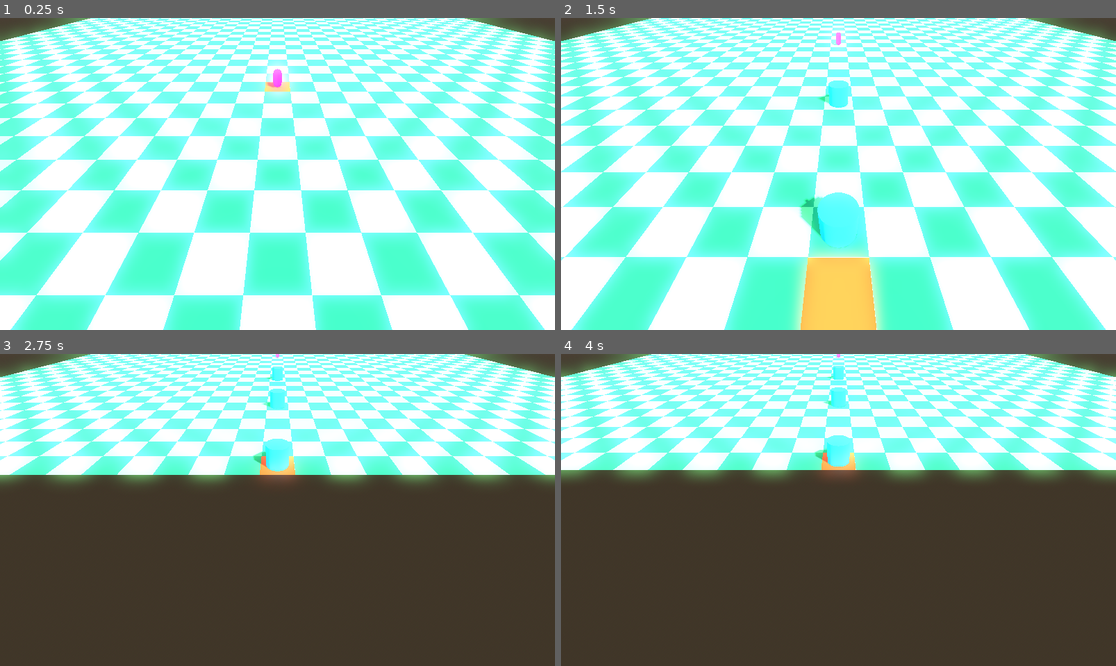
Above: before the commit, frames 1-4 (two rows, left to right).
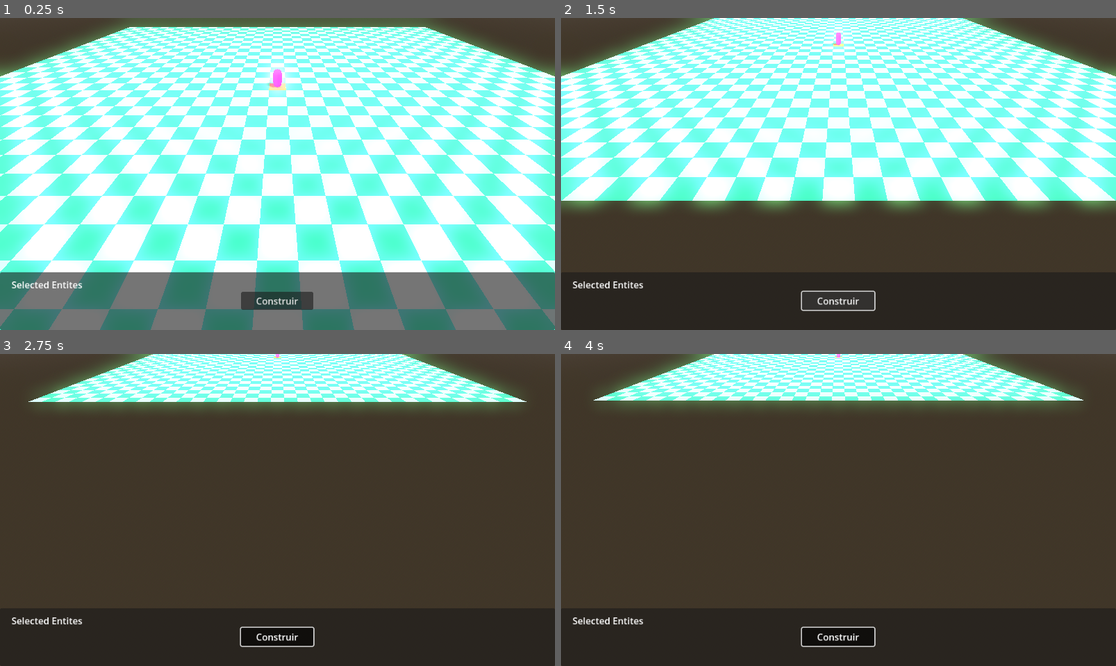
Above: after the commit, the same moments.

Repository: alexandremassaro/power-td
Game: Godot game, scene res://scenes/base_map.tscn
The game is run twice, just before and just after one commit, with the same random seed, the same clock (stepped at 60 frames per second) and the same inputs.
Inputs (mouse positions are in pixels of both pictures, inside the frame that each line leads up to):
- Up to frame 1 (0.25 s): no input
- Up to frame 2 (1.5 s): click (838, 301) at 0.5 s, where only the run after the commit has a clickable "Construir"; click (838, 301) at 1.25 s, where only the run after the commit has a clickable "Construir"
- Up to frame 3 (2.75 s): click (277, 637) at 2 s, where only the run after the commit has a clickable "Construir"
- Up to frame 4 (4 s): tap Enter at 2.75 s; move the mouse to (960, 494) at 2.77 s; tap Z (build_mode) at 2.85, 3.8 s; click (960, 494) at 2.92 s; tap X (destroy_mode) at 3.05, 3.6 s; tap Space at 3.5 s; move the mouse to (727, 525) at 3.52 s; click (727, 525) at 3.67 s

The runs differ from the first frame. In frame 1, 65% of the frame differs, in the area x 0-100%, y 0-100%; in frame 2, 74%; in frame 3, 36%; in frame 4, 35%.

Commit message:
hud implemented - character reworked and refactored - created mob and player_character

Diff:
--- /dev/null
+++ b/entities/characters/character.gd
@@ -0,0 +1,36 @@
+class_name Character
+extends CharacterBody3D
+
+const SPEED = 5.0
+
+@onready var grid_manager : GridManager
+@onready var selectable: SelectableComponent = get_node("SelectableComponent")
+@onready var pathfinding: PathfindingComponent = get_node("PathfindingComponent")
+
+var path : Array[Vector3] = []
+var current_path_index : int = 0
+
+
+func _ready() -> void:
+	grid_manager = get_parent().get_node("GridManager") as GridManager
+
+	if selectable:
+		selectable.selected.connect(_on_selected)
+		selectable.deselected.connect(_on_deselected)
+
+
+func _physics_process(delta: float) -> void:
+	if pathfinding.is_moving:
+		velocity = pathfinding.process_movement(delta)
+		velocity.y = 0
+		move_and_slide()
+
+
+func _on_selected():
+	# print("Character selected: ", name)
+	pass
+
+
+func _on_deselected():
+	# print("Character deselected: ", name)
+	pass
--- a/scenes/character.tscn
+++ b/entities/characters/character.tscn
@@ -1,6 +1,6 @@
 [gd_scene load_steps=8 format=3 uid="uid://hfsj4vsntw7e"]
 
-[ext_resource type="Script" uid="uid://i8xq0c2n5u5f" path="res://scripts/entities/character.gd" id="1_lrhn5"]
+[ext_resource type="Script" uid="uid://i8xq0c2n5u5f" path="res://entities/characters/character.gd" id="1_lrhn5"]
 [ext_resource type="Shader" uid="uid://d1gt314n88dk8" path="res://shaders/character.gdshader" id="2_my7n2"]
 [ext_resource type="Script" uid="uid://bho1hgav1x4wl" path="res://scripts/components/selectable_component.gd" id="3_dp8ca"]
 [ext_resource type="Script" uid="uid://bvttacpvfemqf" path="res://scripts/components/pathfinding_component.gd" id="4_my7n2"]
--- /dev/null
+++ b/entities/characters/mob/mob.gd
@@ -0,0 +1 @@
+extends Character
--- /dev/null
+++ b/entities/characters/mob/mob.tscn
@@ -0,0 +1,7 @@
+[gd_scene load_steps=3 format=3 uid="uid://c075ywcvr2dos"]
+
+[ext_resource type="PackedScene" uid="uid://hfsj4vsntw7e" path="res://entities/characters/character.tscn" id="1_mqr3i"]
+[ext_resource type="Script" uid="uid://dwb3yqb15ek45" path="res://entities/characters/mob/mob.gd" id="2_kkg1d"]
+
+[node name="Mob" instance=ExtResource("1_mqr3i")]
+script = ExtResource("2_kkg1d")
--- /dev/null
+++ b/entities/characters/player_character/player_character.gd
@@ -0,0 +1,10 @@
+extends Character
+
+
+func _ready() -> void:
+	(get_parent().get_node("Floor") as Floor).move_to.connect(_on_move_command)
+
+
+func _on_move_command(target: Vector2i):
+	if selectable.is_selected:
+		pathfinding.move_to(target)
--- /dev/null
+++ b/entities/characters/player_character/player_character.tscn
@@ -0,0 +1,7 @@
+[gd_scene load_steps=3 format=3 uid="uid://dykftdl0qjlcl"]
+
+[ext_resource type="PackedScene" uid="uid://hfsj4vsntw7e" path="res://entities/characters/character.tscn" id="1_tn3oi"]
+[ext_resource type="Script" uid="uid://diq73d3nm8fxo" path="res://entities/characters/player_character/player_character.gd" id="2_bfe2j"]
+
+[node name="PlayerCharacter" instance=ExtResource("1_tn3oi")]
+script = ExtResource("2_bfe2j")
--- a/project.godot
+++ b/project.godot
@@ -18,6 +18,7 @@
 [autoload]
 
 Scenes="*res://scripts/autoloads/scenes.gd"
+EntitySelectionManager="*res://scripts/managers/entity_selection_manager.gd"
 
 [display]
 
@@ -27,6 +28,11 @@
 
 [input]
 
+ui_cancel={
+"deadzone": 0.5,
+"events": [Object(InputEventKey,"resource_local_to_scene":false,"resource_name":"","device":-1,"window_id":0,"alt_pressed":false,"shift_pressed":false,"ctrl_pressed":false,"meta_pressed":false,"pressed":false,"keycode":4194305,"physical_keycode":0,"key_label":0,"unicode":0,"location":0,"echo":false,"script":null)
+]
+}
 zoom_in={
 "deadzone": 0.2,
 "events": [Object(InputEventMouseButton,"resource_local_to_scene":false,"resource_name":"","device":-1,"window_id":0,"a …(253 unchanged characters)…
--- a/scenes/base_map.tscn
+++ b/scenes/base_map.tscn
@@ -1,11 +1,12 @@
-[gd_scene load_steps=15 format=3 uid="uid://675eneogwoe1"]
+[gd_scene load_steps=16 format=3 uid="uid://675eneogwoe1"]
 
 [ext_resource type="Shader" uid="uid://cfc0le7wi6ka0" path="res://shaders/base_floor.gdshader" id="1_3nuxk"]
 [ext_resource type="Script" uid="uid://cnopg0jcbgoo1" path="res://scripts/grid_manager.gd" id="1_3p16f"]
 [ext_resource type="Script" uid="uid://bqfpy7m8bp5eb" path="res://scripts/base_map.gd" id="1_yv3mv"]
 [ext_resource type="PackedScene" uid="uid://crmrqhynvpoxo" path="res://scenes/camera_gimble.tscn" id="2_4ww3n"]
 [ext_resource type="Script" uid="uid://da8cskjg11dt5" path="res://scripts/floor.gd" id="2_e6k12"]
-[ext_resource type="PackedScene" uid="uid://hfsj4vsntw7e" path="res://scenes/character.tscn" id="6_yv3mv"]
+[ext_resource type="PackedScene" uid="uid://6tqifghbfekf" path="res://scenes/hud.tscn" id="7_ejtyh"]
+[ext_resource type="PackedScene" uid="uid://dykftdl0qjlcl" path="res://entities/characters/player_character/player_character.tscn" id="7_h5daw"]
 
 [sub_resource type="BoxShape3D" id="BoxShape3D_3nuxk"]
 size = Vector3(37, 0, 37)
@@ -55,7 +56,6 @@
 
 [node name="BaseMap" type="Node3D"]
 script = ExtResource("1_yv3mv")
-cell_size = 3.0
 
 [node name="GridManager" type="Node3D" parent="."]
 script = ExtResource("1_3p16f")
@@ -91,4 +91,12 @@
 shadow_bias = 0.4
 shadow_normal_bias = 1.0
 
-[node name="Character" parent="." instance=ExtResource("6_yv3mv")]
+[node name="Control" type="Control" parent="."]
+layout_mode = 3
+anchors_preset = 0
+offset_right = 40.0
+offset_bottom = 40.0
+
+[node name="Hud" parent="Control" instance=ExtResource("7_ejtyh")]
+
+[node name="PlayerCharacter" parent="." instance=ExtResource("7_h5daw")]
--- a/scenes/hud.tscn
+++ b/scenes/hud.tscn
@@ -24,8 +24,30 @@
 layout_mode = 2
 alignment = 1
 
+[node name="MarginContainer" type="MarginContainer" parent="MarginContainer/PanelContainer/HBoxContainer"]
+layout_mode = 2
+size_flags_horizontal = 3
+theme_override_constants/margin_left = 20
+theme_override_constants/margin_top = 10
+theme_override_constants/margin_right = 20
+theme_override_constants/margin_bottom = 10
+
+[node name="CenterContainer" type="VBoxContainer" parent="MarginContainer/PanelContainer/HBoxContainer/MarginContainer"]
+layout_mode = 2
+size_flags_horizontal = 3
+
+[node name="Label" type="Label" parent="MarginContainer/PanelContainer/HBoxContainer/MarginContainer/CenterContainer"]
+layout_mode = 2
+text = "Selected Entites"
+
+[node name="SelectedEntitiesLabel" type="Label" parent="MarginContainer/PanelContainer/HBoxContainer/MarginContainer/CenterContainer"]
+unique_name_in_owner = true
+layout_mode = 2
+
 [node name="VBoxContainer" type="VBoxContainer" parent="MarginContainer/PanelContainer/HBoxContainer"]
 layout_mode = 2
+size_flags_horizontal = 3
+size_flags_stretch_ratio = 0.3
 alignment = 1
 
 [node name="Button" type="Button" parent="MarginContainer/PanelContainer/HBoxContainer/VBoxContainer"]
@@ -33,4 +55,8 @@
 toggle_mode = true
 text = "Construir"
 
+[node name="Control" type="Control" parent="MarginContainer/PanelContainer/HBoxContainer"]
+layout_mode = 2
+size_flags_horizontal = 3
+
 [connection signal="pressed" from="MarginContainer/PanelContainer/HBoxContainer/VBoxContainer/Button" to="." method="_on_button_pressed"]
--- a/scripts/base_map.gd
+++ b/scripts/base_map.gd
@@ -15,7 +15,6 @@
 @onready var grid_floor : Floor = get_node("Floor")
 
 var game_mode : GameMode = GameMode.NORMAL
-var selected_structure : Structure = null
 
 
 # Called when the node enters the scene tree for the first time.
@@ -50,12 +49,14 @@
 
 
 func _unhandled_key_input(event: InputEvent) -> void:
-	if event.is_action_released("build_mode") and game_mode == GameMode.NORMAL:
-		game_mode = GameMode.BUILD
-		game_mode_changed.emit(game_mode)
-	elif event.is_action_released("destroy_mode") and game_mode == GameMode.NORMAL:
-		game_mode = GameMode.DESTROY
-		game_mode_changed.emit(game_mode)
-	elif event.is_action_released("ui_cancel") and not game_mode == GameMode.NORMAL:
-		game_mode = GameMode.NORMAL
-		game_mode_changed.emit(game_mode)
+	# if event.is_action_released("build_mode") and game_mode == GameMode.NORMAL:
+	# 	game_mode = GameMode.BUILD
+	# 	game_mode_changed.emit(game_mode)
+	# if event.is_action_released("destroy_mode") and game_mode == GameMode.NORMAL:
+	# 	game_mode = GameMode.DESTROY
+	# 	game_mode_changed.emit(game_mode)
+	if event.is_action_released("ui_cancel"): # and not game_mode == GameMode.NORMAL:
+		print("Caiu")
+		# game_mode = GameMode.NORMAL
+		# game_mode_changed.emit(game_mode)
+		EntitySelectionManager.deselect_all()
--- a/scripts/components/selectable_component.gd
+++ b/scripts/components/selectable_component.gd
@@ -1,9 +1,8 @@
 class_name SelectableComponent
 extends Node
 
-
-signal selected
-signal deselected
+signal selected()
+signal deselected()
 
 var is_selected: bool = false
 @onready var parent_entity: CollisionObject3D = get_parent()
@@ -15,6 +14,9 @@
 
 		if parent_entity.has_signal("input_event"):
 			parent_entity.input_event.connect(_on_input_event)
+
+	selected.connect(EntitySelectionManager.on_entity_selected.bind(parent_entity))
+	deselected.connect(EntitySelectionManager.on_entity_deselected.bind(parent_entity))
 
 
 func _on_input_event(_camera: Camera3D, event: InputEvent, _event_position: Vector3, _normal: Vector3, _shape_idx: int) -> void:
--- a/scripts/entities/character.gd
+++ /dev/null
@@ -1,107 +0,0 @@
-extends CharacterBody3D
-
-const SPEED = 5.0
-
-@onready var grid_manager : GridManager
-@onready var selectable: SelectableComponent = get_node("SelectableComponent")
-@onready var pathfinding: PathfindingComponent = get_node("PathfindingComponent")
-
-var path : Array[Vector3] = []
-var current_path_index : int = 0
-
-
-func _ready() -> void:
-	grid_manager = get_parent().get_node("GridManager") as GridManager
-	(get_parent().get_node("Floor") as Floor).move_to.connect(_on_move_command)
-
-	if selectable:
-		selectable.selected.connect(_on_selected)
-		selectable.deselected.connect(_on_deselected)
-
-
-func _physics_process(delta: float) -> void:
-	if pathfinding.is_moving:
-		velocity = pathfinding.process_movement(delta)
-		velocity.y = 0
-		move_and_slide()
-
-
-func _on_move_command(target: Vector2i):
-	pathfinding.move_to(target)
-
-
-func _on_selected():
-	print("Character selected: ", name)
-
-
-func _on_deselected():
-	print("Character deselected: ", name)
-
-
-func smooth_path_with_line_of_sight(grid_path: PackedVector2Array) -> Array[Vector2i]:
-	if grid_path.size() <= 2:
-		return convert_to_vector2i_array(grid_path)
-
-	var smoothed: Array[Vector2i] = []
-	smoothed.push_back(Vector2i(grid_path[0]))
-
-	var current_index = 0
-
-	while current_index < grid_path.size() - 1:
-		var farthest_visible = current_index + 1
-
-		for i in range(current_index + 2, grid_path.size()):
-			if has_line_of_sight(Vector2i(grid_path[current_index]), Vector2i(grid_path[i])):
-				farthest_visible = i
-			else:
-				break
-
-		smoothed.push_back(Vector2i(grid_path[farthest_visible]))
-		current_index = farthest_visible
-
-	return smoothed
-
-func has_line_of_sight(from: Vector2i, to: Vector2i) -> bool:
-	var cells = get_line_cells(from, to)
-
-	for cell in cells:
-		if not grid_manager.is_cell_walkable(cell):
-			return false
-
-	return true
-
-func get_line_cells(from: Vector2i, to: Vector2i) -> Array[Vector2i]:
-	var cells: Array[Vector2i] = []
-
-	var x0 = from.x
-	var y0 = from.y
-	var x1 = to.x
-	var y1 = to.y
-
-	var dx = abs(x1 - x0)
-	var dy = abs(y1 - y0)
-	var sx = 1 if x0 < x1 else -1
-	var sy = 1 if y0 < y1 else -1
-	var err = dx - dy
-
-	while true:
-		cells.push_back(Vector2i(x0, y0))
-
-		if x0 == x1 and y0 == y1:
-			break
-
-		var e2 = 2 * err
-		if e2 > -dy:
-			err -= dy
-			x0 += sx
-		if e2 < dx:
-			err += dx
-			y0 += sy
-
-	return cells
-
-func convert_to_vector2i_array(packed: PackedVector2Array) -> Array[Vector2i]:
-	var result: Array[Vector2i] = []
-	for v in packed:
-		result.push_back(Vector2i(v))
-	return result
--- a/scripts/entities/structure.gd
+++ b/scripts/entities/structure.gd
@@ -15,8 +15,10 @@
 
 
 func _on_selected():
-	print("Structure selected: ", name)
+	# print("Structure selected: ", name)
+	pass
 
 
 func _on_deselected():
-	print("Structure deselected: ", name)
+	# print("Structure deselected: ", name)
+	pass
--- a/scripts/floor.gd
+++ b/scripts/floor.gd
@@ -10,6 +10,7 @@
 
 func _ready() -> void:
 	grid_manager = get_parent().get_node("GridManager") as GridManager
+	game_mode = get_parent().game_mode
 
 
 func _input_event(_camera: Camera3D, event: InputEvent, event_position: Vector3, _normal: Vector3, _shape_idx: int) -> void:
--- a/scripts/hud.gd
+++ b/scripts/hud.gd
@@ -1,5 +1,21 @@
 extends CanvasLayer
 
 
+func _ready() -> void:
+	EntitySelectionManager.selection_changed.connect(_on_selection_changed)
+
+
+func _on_selection_changed():
+	var label : Label = get_node("%SelectedEntitiesLabel") as Label
+	var qtd_selected = EntitySelectionManager.selected_entities.size()
+
+	if qtd_selected > 1:
+		label.text = str(qtd_selected) + " entities selected"
+	elif qtd_selected == 1:
+		label.text = EntitySelectionManager.selected_entities[0].name
+	else:
+		label.text = ""
+
+
 func _on_button_pressed() -> void:
-	get_parent().game_mode = BaseMap.GameMode.BUILD
+	get_parent().get_parent().game_mode = BaseMap.GameMode.BUILD
--- /dev/null
+++ b/scripts/managers/entity_selection_manager.gd
@@ -0,0 +1,35 @@
+extends Node
+
+signal selection_changed
+var selected_entities: Array[CollisionObject3D] = []
+
+
+func _init() -> void:
+	pass
+
+
+func on_entity_selected(entity: CollisionObject3D):
+	if not selected_entities.has(entity):
+		selected_entities.push_back(entity)
+		selection_changed.emit()
+
+
+func on_entity_deselected(entity: CollisionObject3D):
+	if selected_entities.has(entity):
+		selected_entities.remove_at(selected_entities.find(entity))
+		selection_changed.emit()
+
+
+func deselect_all():
+	# Iterate the array backward to prevent failure
+	for i in range(selected_entities.size() - 1, -1, -1):
+		selected_entities[i].selectable.deselect()
+	print_selected()
+
+
+
+func print_selected():
+	print("------------------")
+	for entity in selected_entities:
+		print(entity.name)
+	print("------------------")
